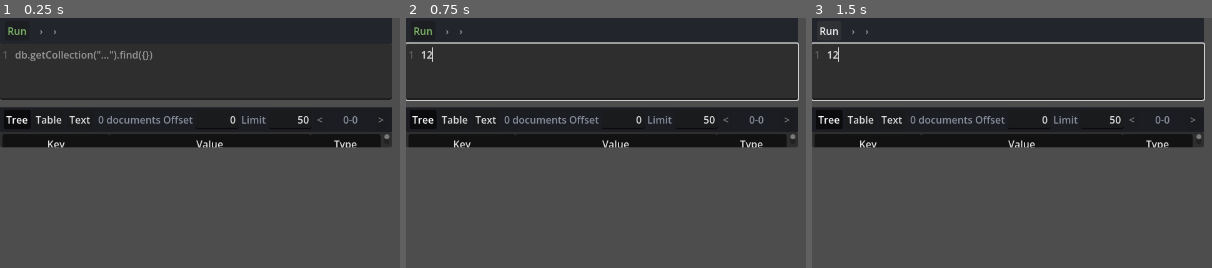
Above: before the commit, frames 1-3 (left to right).
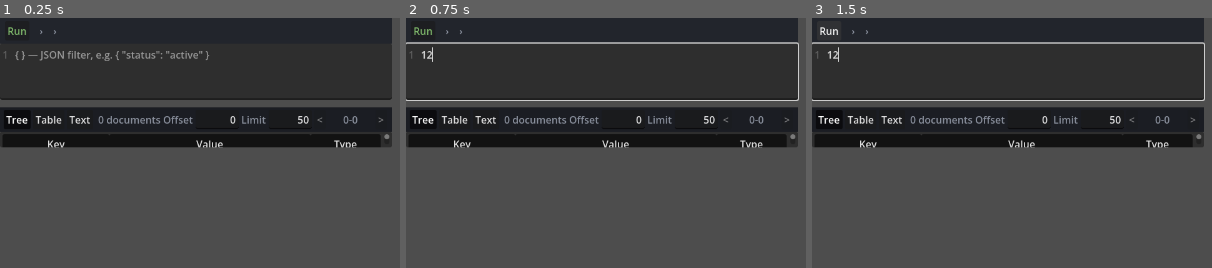
Above: after the commit, the same moments.

Repository: pierre-lehnen-rc/debris
Game: Godot game, scene res://source/ui/workspace/query_tab.tscn
The game is run twice, just before and just after one commit, with the same random seed, the same clock (stepped at 60 frames per second) and the same inputs. This scene is started directly instead of the project's main scene.
Inputs (mouse positions are % of the whole screen's width and height, from its top left):
- Up to frame 1 (0.25 s): no input
- Up to frame 2 (0.75 s): click (24, 11) at 0.52 s; type "12" at 0.6 s
- Up to frame 3 (1.5 s): click "Run" at 1.25 s
The pictures show only the part of the screen within x 0-50%, y 0-50%; the shares and areas given below are measured in that part.

The runs differ from the first frame. In frame 1, 0.8% of the frame differs, in the area x 3-53%, y 13-18%; in frame 2, nothing differs; in frame 3, nothing differs.

Commit message:
Wire find operations from query tabs to the backend
Run a find against the live collection using a JSON filter from the query
editor, threading the full connection config through the sidebar, workspace,
and query tab so the backend spec can be built. The query input is now a plain
JSON filter (the discarded shell wrapper was removed). Tab status flows up to
the main status bar.

Co-Authored-By: Claude Opus 4.7 <noreply@anthropic.com>

Diff:
--- a/client/source/data/backend.gd
+++ b/client/source/data/backend.gd
@@ -26,6 +26,27 @@
 
 func list_collections(connection: Dictionary, database: String) -> Dictionary:
 	return await _post("/api/collections", {"connection": connection, "database": database})
+
+
+func find(
+	connection: Dictionary,
+	database: String,
+	collection: String,
+	filter: Dictionary = {},
+	limit: int = 0,
+	skip: int = 0,
+) -> Dictionary:
+	var body := {
+		"connection": connection,
+		"database": database,
+		"collection": collection,
+		"filter": filter,
+	}
+	if limit > 0:
+		body["limit"] = limit
+	if skip > 0:
+		body["skip"] = skip
+	return await _post("/api/find", body)
 
 
 func ping(connection: Dictionary) -> Dictionary:
--- a/client/source/ui/main.gd
+++ b/client/source/ui/main.gd
@@ -41,6 +41,7 @@
 	_sidebar.shell_requested.connect(_on_shell_requested)
 	_sidebar.insert_document_requested.connect(_on_insert_document_requested)
 	_sidebar.status_changed.connect(func(text: String) -> void: _status_label.text = text)
+	_workspace.status_changed.connect(func(text: String) -> void: _status_label.text = text)
 
 
 func _apply_style() -> void:
@@ -93,20 +94,22 @@
 	_connection_dialog.open_edit(index, config)
 
 
-func _on_shell_requested(conn: String, database: String) -> void:
-	_workspace.open_collection(conn, database, "")
-	_status_label.text = "Opened shell on %s.%s" % [conn, database]
+func _on_shell_requested(connection: Dictionary, database: String) -> void:
+	_workspace.open_collection(connection, database, "")
+	_status_label.text = "Opened shell on %s.%s" % [connection.get("name", ""), database]
 
 
-func _on_insert_document_requested(conn: String, database: String, collection: String) -> void:
-	var tab := _workspace.open_collection(conn, database, collection)
+func _on_insert_document_requested(
+	connection: Dictionary, database: String, collection: String
+) -> void:
+	var tab := _workspace.open_collection(connection, database, collection)
 	tab.results().request_insert()
 	_status_label.text = "Insert document into %s.%s" % [database, collection]
 
 
-func _on_collection_activated(conn: String, database: String, collection: String) -> void:
-	_workspace.open_collection(conn, database, collection)
-	_status_label.text = "Opened %s.%s on %s" % [database, collection, conn]
+func _on_collection_activated(connection: Dictionary, database: String, collection: String) -> void:
+	_workspace.open_collection(connection, database, collection)
+	_status_label.text = "Opened %s.%s on %s" % [database, collection, connection.get("name", "")]
 
 
 func _on_file_menu(id: int) -> void:
--- a/client/source/ui/sidebar/connection_sidebar.gd
+++ b/client/source/ui/sidebar/connection_sidebar.gd
@@ -6,9 +6,9 @@
 ## connected / a database is expanded. Double-clicking a collection opens a
 ## query tab; right-clicking any node shows a context menu of actions.
 
-signal collection_activated(connection: String, database: String, collection: String)
-signal shell_requested(connection: String, database: String)
-signal insert_document_requested(connection: String, database: String, collection: String)
+signal collection_activated(connection: Dictionary, database: String, collection: String)
+signal shell_requested(connection: Dictionary, database: String)
+signal insert_document_requested(connection: Dictionary, database: String, collection: String)
 signal add_connection_requested()
 signal edit_connection_requested(index: int, config: Dictionary)
 signal status_changed(text: String)
@@ -146,7 +146,9 @@
 		return
 	match meta[META_TYPE]:
 		"collection":
-			collection_activated.emit(meta["connection"], meta["database"], meta["collection"])
+			collection_activated.emit(
+				_connections[meta["conn_index"]], meta["database"], meta["collection"]
+			)
 		"database":
 			item.set_collapsed(not item.is_collapsed())
 			if not item.is_collapsed() and not meta.get("loaded", false):
@@ -212,18 +214,18 @@
 			_connections.remove_at(ci)
 			_populate()
 		Action.OPEN_SHELL:
-			shell_requested.emit(_menu_target["connection"], _menu_target["database"])
+			shell_requested.emit(_connections[ci], _menu_target["database"])
 		Action.CREATE_COLLECTION:
 			_add_collection(ci, _menu_target["database"], "new_collection")
 		Action.DROP_DATABASE:
 			_drop_database(ci, _menu_target["database"])
 		Action.VIEW_DOCUMENTS:
 			collection_activated.emit(
-				_menu_target["connection"], _menu_target["database"], _menu_target["collection"]
+				_connections[ci], _menu_target["database"], _menu_target["collection"]
 			)
 		Action.INSERT_DOCUMENT:
 			insert_document_requested.emit(
-				_menu_target["connection"], _menu_target["database"], _menu_target["collection"]
+				_connections[ci], _menu_target["database"], _menu_target["collection"]
 			)
 		Action.DROP_COLLECTION:
 			_drop_collection(ci, _menu_target["database"], _menu_target["collection"])
--- a/client/source/ui/workspace/query_tab.gd
+++ b/client/source/ui/workspace/query_tab.gd
@@ -1,12 +1,20 @@
 class_name QueryTab
 extends VBoxContainer
 
-## A single query workspace: a code editor on top, results below, split
-## vertically. Document loading from a live connection is not wired up yet, so
-## "Run" currently clears the results view.
+## A single query workspace: a JSON filter editor on top, results below, split
+## vertically. "Run" executes a find against the configured collection via the
+## backend, using the JSON filter from the editor, and displays the results.
 ## Layout lives in query_tab.tscn; configure() must be called before the node
 ## enters the tree so _ready() can seed the editor and target label.
 
+signal status_changed(text: String)
+
+## Maximum documents fetched per run. Server-side pagination (wiring the results
+## pager to find's skip/limit) is a later step; for now we fetch one batch and
+## paginate it client-side.
+const FETCH_LIMIT := 200
+
+var connection_config: Dictionary = {}
 var connection_name := ""
 var database_name := ""
 var collection_name := ""
@@ -18,8 +26,9 @@
 @onready var _results: ResultsView = %Results
 
 
-func configure(conn: String, database: String, collection: String) -> void:
-	connection_name = conn
+func configure(connection: Dictionary, database: String, collection: String) -> void:
+	connection_config = connection
+	connection_name = connection.get("name", "")
 	database_name = database
 	collection_name = collection
 
@@ -41,7 +50,7 @@
 
 	_target_label.text = "%s  ›  %s  ›  %s" % [connection_name, database_name, collection_name]
 	if not collection_name.is_empty():
-		_query_edit.text = "db.getCollection(\"%s\").find({})" % collection_name
+		_query_edit.text = "{}"
 
 	_run_btn.pressed.connect(_run)
 	_run()
@@ -59,5 +68,46 @@
 
 
 func _run() -> void:
-	# Backend document loading is not wired up yet; clear the results for now.
-	_results.set_documents([])
+	if collection_name.is_empty():
+		_results.set_documents([])
+		return
+
+	var filter_variant: Variant = _parse_filter()
+	if filter_variant == null:
+		status_changed.emit("Invalid filter: expected a JSON object")
+		return
+
+	_run_btn.disabled = true
+	status_changed.emit("Running find on %s.%s…" % [database_name, collection_name])
+	var result: Dictionary = await Backend.find(
+		Backend.to_spec(connection_config),
+		database_name,
+		collection_name,
+		filter_variant,
+		FETCH_LIMIT,
+	)
+	_run_btn.disabled = false
+
+	if not result.get("ok", false):
+		_results.set_documents([])
+		status_changed.emit("Find failed: %s" % result.get("error", "unknown error"))
+		return
+
+	var docs: Array = result.get("data") if result.get("data") is Array else []
+	_results.set_documents(docs)
+	status_changed.emit("%s.%s — %d document%s" % [
+		database_name, collection_name, docs.size(), "" if docs.size() == 1 else "s",
+	])
+
+
+## Parse the query editor as a JSON filter object. Returns {} for an empty
+## query, or null when the text is not a valid JSON object (so the caller can
+## report the error).
+func _parse_filter() -> Variant:
+	var text := _query_edit.text.strip_edges()
+	if text.is_empty():
+		return {}
+	var parsed: Variant = JSON.parse_string(text)
+	if parsed is Dictionary:
+		return parsed
+	return null
--- a/client/source/ui/workspace/query_tab.tscn
+++ b/client/source/ui/workspace/query_tab.tscn
@@ -19,7 +19,7 @@
 [node name="RunBtn" type="Button" parent="Toolbar/Row" unique_id=1949800038]
 unique_name_in_owner = true
 layout_mode = 2
-tooltip_text = "Run query (loads mock data for now)"
+tooltip_text = "Run find with the JSON filter"
 focus_mode = 0
 text = "Run"
 
@@ -39,7 +39,7 @@
 unique_name_in_owner = true
 custom_minimum_size = Vector2(0, 90)
 layout_mode = 2
-placeholder_text = "db.getCollection(\"...\").find({})"
+placeholder_text = "{ } — JSON filter, e.g. { \"status\": \"active\" }"
 gutters_draw_line_numbers = true
 
 [node name="Results" type="VBoxContainer" parent="Split" unique_id=2080887661 instance=ExtResource("2_m7gy8")]
--- a/client/source/ui/workspace/workspace.gd
+++ b/client/source/ui/workspace/workspace.gd
@@ -4,6 +4,8 @@
 ## Central area: a TabContainer holding one QueryTab per opened collection.
 ## Each double-click opens a fresh tab (duplicates are allowed) and every tab
 ## carries a close button. A welcome overlay shows when no tabs are open.
+
+signal status_changed(text: String)
 
 const QUERY_TAB_SCENE := preload("res://source/ui/workspace/query_tab.tscn")
 
@@ -27,9 +29,11 @@
 	_update_welcome()
 
 
-func open_collection(conn: String, database: String, collection: String) -> QueryTab:
+func open_collection(connection: Dictionary, database: String, collection: String) -> QueryTab:
 	var tab: QueryTab = QUERY_TAB_SCENE.instantiate()
-	tab.configure(conn, database, collection)
+	tab.configure(connection, database, collection)
+	# Connect before add_child so the tab's initial _run() status is captured.
+	tab.status_changed.connect(func(text: String) -> void: status_changed.emit(text))
 	tab.name = "tab_%d" % _tab_counter
 	_tab_counter += 1
 	_tabs.add_child(tab)
